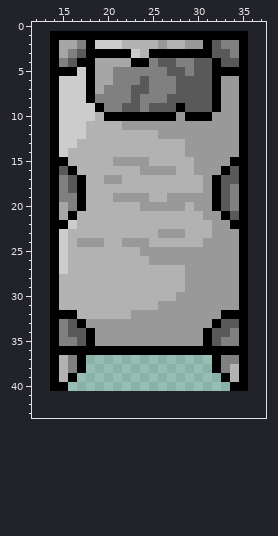
Pixel-art sprite -- Textures/Objects/Bed/Obiekt_-_ozko1.png. Above: the version before the commit.
The file is 22x40 pixels. Shown: x 12..37, y 0..43. The old version is drawn lined up with the new one, on the new canvas.
Now the later version:
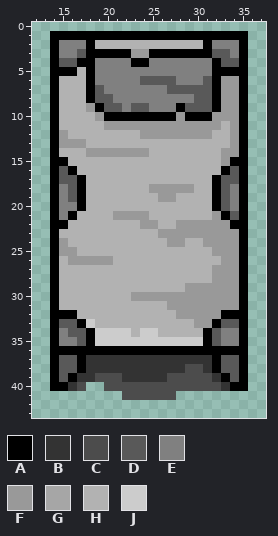
Palette (. is transparent): A #000000  B #333333  C #4c4c4c  D #595959  E #808080  F #999999  G #a6a6a6  H #b2b2b2  J #cccccc
Diff:
canvas 22x40 -> 50x50, the old top-left corner now at 14,1
y 2: x 15..16 GG -> EE; x 19..21 JJJ -> HHH; x 26 F -> H; x 29..30 FF -> HH; x 32 D -> E
y 3: x 15 G -> E; x 23..24 JH -> FF
y 4: x 15 E -> D; x 19..22 GGGG -> EEEE; x 26..27 DD -> EE; x 30..31 DD -> EE
y 5: x 17 J -> H; x 19..20 GG -> EE; x 27..28 DD -> EE; x 30..31 DD -> EE
y 6: x 15..17 JJJ -> HHH; x 19..20 GG -> EE; x 25..30 EEEDDD -> DDDEEE
y 7: x 15..17 JJJ -> HHH; x 19 G -> D; x 23..24 DD -> EE; x 27 E -> D
y 8: x 15..17 JJJ -> HHH; x 19..20 EE -> DD; x 23 D -> E; x 27..29 DDD -> EEE
y 9: x 15..18 JJJJ -> HHHF; x 20..22 EED -> DDE; x 24..27 EDDD -> DEEE
y 10: x 15..19 JJJJH -> HHHHF
y 11: x 15..17 JJJ -> HHH; x 20..21 HH -> FF; x 33 F -> H
y 12: x 15..17 JJJ -> FHH; x 24..25 HH -> FF; x 32..33 FF -> HH
y 13: x 15..17 JJH -> FFF; x 29..33 FFFFF -> HHHHH
y 14: x 15 J -> H; x 18..24 HHHHHHH -> FFFFFFF; x 29..32 FFFF -> HHHH
y 15: x 21..24 FFFF -> HHHH; x 30..32 FFF -> HHH
y 16: x 24..27 FFFF -> HHHH; x 30..32 FFF -> HHH
y 17: x 15 E -> D; x 20..21 FF -> HH; x 31 F -> H
y 18: x 25..29 HHHHH -> FFFFF; x 31 F -> H
y 19: x 16 E -> D; x 21..24 FFFF -> HHHH; x 26 H -> F; x 28..31 FFFF -> HHHH
y 20: x 15 G -> E; x 24..28 FFFFF -> HHHHH; x 30..31 FF -> HH
y 21: x 15 G -> E; x 21..24 HHHH -> FFFF; x 31 F -> H
y 22: x 16 J -> H; x 24..25 HH -> FF; x 28..31 HHHH -> FFFF
y 23: x 15 J -> H; x 29..31 HHH -> FFF
y 24: x 15 J -> F; x 17..19 FFF -> HHH; x 22..24 FFF -> HHH; x 27..28 HH -> FF
y 25: x 15..16 JH -> FF; x 24..31 FFFFFFFF -> HHHHHHHH
y 26: x 15..20 JHHHHH -> HFFFFF; x 25..32 FFFFFFFF -> HHHHHHHH
y 27: x 15 J -> H; x 29..31 FFF -> HHH
y 28: x 29..31 FFF -> HHH
y 30: x 23..27 HHHHH -> FFFFF
y 31: x 26 F -> H
y 32: x 23..27 FFFFF -> HHHHH
y 33: x 15 E -> D; x 18..29 FFFFFFFFFFFF -> JHHHHHHHHHHH
y 34: x 19..30 FFFFFFFFFFFF -> JJJJHJJHHHHH; x 33 D -> E
y 35: x 19..30 FFFFFFFFFFFF -> JJJJJJJJJJJJ
y 37: x 15..16 HE -> DD; x 18..31 .............. -> BBBBBBBBBBBBBB; x 33..34 EE -> DD
y 38: x 15..16 HE -> DD; x 18..31 .............. -> BBBBBBBBBBBCCB; x 33..34 EH -> DD
y 39: x 15 H -> D; x 17..32 ................ -> BBCCCBBBBBCCCCCB; x 34 H -> D
y 40: x 16..17 .. -> BC; x 20..33 .............. -> CCCCCCCCCCCCCB
y 41: x 22..27 ...... -> CCCCCC
